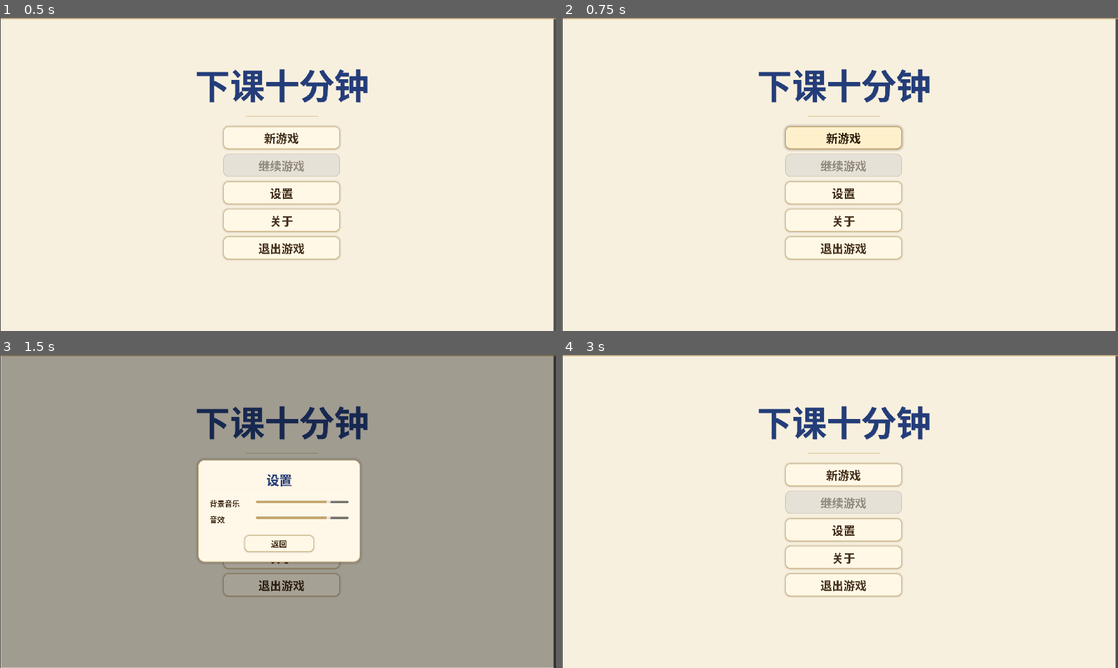
Above: before the commit, frames 1-4 (two rows, left to right).
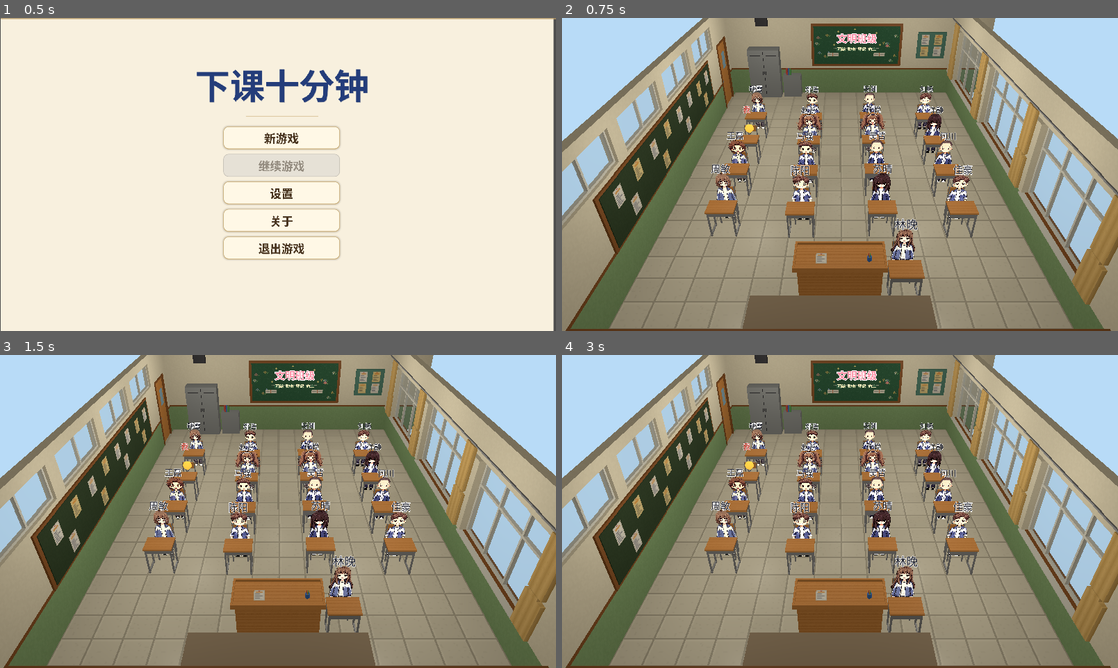
Above: after the commit, the same moments.

Repository: jx321720396/Ten-minutes-after-class
Game: Godot game, scene res://scenes/ui/main_menu.tscn
Two runs of this game, one before a commit and one after it. Both use one fixed random seed, a clock stepped at 60 frames per second and the inputs below.
Inputs (mouse positions are in pixels of both pictures, inside the frame that each line leads up to):
- Up to frame 1 (0.5 s): no input
- Up to frame 2 (0.75 s): click "新游戏" at 0.5 s
- Up to frame 3 (1.5 s): click (283, 530) at 1.25 s, where only the run before the commit has a clickable "设置"
- Up to frame 4 (3 s): click (845, 558) at 2 s, where only the run before the commit has a clickable "关于"; click (840, 542) at 2.75 s, where only the run before the commit has a clickable "返回"

Frame 1 is identical in both runs. In frame 2, 99% of the frame differs, in the area x 0-100%, y 0-100%; in frame 3, 82%; in frame 4, 99%.

Commit message:
feat(play): 课间空间人物落位（16 NPC + 玩家 = 17 节点）
数据：新增 data/characters/appearance.csv（24 角色 → scenes/characters/<sprite>.tscn 的呈现绑定；sprite 初稿按 tags + MBTI 四维 + 别名性别推得，待策划复核；依铁律 §11.1，本表不参与任何行为判定）。data/rules/difficulty.csv 加 default 列（新游戏默认档 = 难度 2 / 16 NPC，默认值不落脚本）。

内核：SimCore 新增只读访问器 alias(i) / character_id(i) / seat_of(i) / is_player(i)（不改公式、不消费 RNG）。座位由 _assign_seats() 消费 RNG 随机分配，表现层必须读内核结果，否则画面上「谁挨着谁」与内核邻接关系不一致。

表现：新增 scripts/game/classroom_actors.gd，挂在 scenes/game/classroom3D.tscn 的 Actors 节点上 —— 按 seat_of(i) 定位 Seats/<seat_id>，把立绘做成 Sprite3D 纸片人（高 1.35 m、绕 Y 跟随相机、最近邻过滤）摆在椅子上，附 Label3D 中文名字牌（玩家显示「我」并用发光色块标记）。

接线：main_menu.gd 的「新游戏」先 GameState.start_game(seed, 默认难度) 再切教室 —— 此前只切场景、没有内核实例，教室里一个人都不会有。

验证：无头探针 17 人全部落位、座位与 data/rules/seats.csv 一一对应；经主菜单「新游戏」时 current_scene = Classroom3D、Actors 子节点 17 个；另渲染截图目视确认（朝向、大小、中文名字牌显示正常）。检验一：人物位置完全由 data/（座位表 + 外观表）决定，脚本内没有任何角色名 / 编号分支。

文档：CHANGELOG、data/README、docs/design/数据模型.md、docs/design/架构总览.md、docs/production/团队分工任务单.md（教室呈现口径由「2D 先行」更新为 3D 教室）。

已知缺口（本次范围外）：难度 3（24 NPC / 25 节点）在 SimCore._assign_seats() 越界 —— seats.csv 只有 17 个座位（P0–P16）。

Diff:
--- /dev/null
+++ b/data/characters/appearance.csv
@@ -0,0 +1,35 @@
+# 外观呈现表（表现层资产绑定）
+# 依据：主文档 §11.4（身份/标签）、§11.5（抽取）；铁律 §11.1 —— 本表**不参与任何行为判定**，
+#      只把「内核给出的角色编号」映射到一张立绘，供课间空间摆放人物。
+# 素材：assets/textures/characters/*.png 共 16 张（8 性格 × 男女），
+#      每张立绘一个场景 scenes/characters/<sprite>.tscn（贴图路径只在场景里写一次，
+#      换素材只改场景，本表不用动）。
+# ⚠️ sprite 初稿判据 = tags + MBTI 四维 + 别名的性别指向，**待策划（A）复核**：
+#     24 角色复用 16 张立绘（同一性格同一性别共用一张），后续若补素材只改本表。
+# 列：id 角色编号（对齐 seeds.csv）| alias 别名（人工核对用）| gender male/female |
+#     sprite 立绘名（对应 scenes/characters/<sprite>.tscn）| note 初稿判据
+id,alias,gender,sprite,note
+01,陈阳,male,warm_male,ESFJ｜E70 F75 爱谈恋爱→热情
+02,林晚,female,sensitive_female,ISFJ｜F80 与 01 绑定→敏感
+03,张渊,male,quiet_male,INTJ｜E15 爱学习→安静
+04,周敏,female,stern_female,ISTJ｜J90 爱学习→严肃
+05,吴哲,male,quiet_male,INTP｜E20 爱学习→安静
+06,赵蕊,female,lively_female,ENFP｜E85 N75 爱八卦→活泼
+07,孙悦,female,lively_female,ESFP｜E90 爱聊天→活泼
+08,郑浩,male,blunt_male,ENTP｜E80 爱调侃→直接
+09,许静,female,shy_female,INFP｜E10 F90 高敏感→社恐
+10,何川,male,quiet_male,INFJ｜E20 N90 嘴严→安静
+11,王磊,male,lively_male,ESFP｜E88 爱聊天→活泼
+12,刘畅,male,warm_male,ENFJ｜E82 F85 爱调和→热情
+13,马强,male,blunt_male,ESTP｜E85 爱调侃→直接
+14,韩雪,female,stern_female,ESTJ｜J85 实名举报→严肃
+15,苏晴,female,shy_female,INTJ｜E10 透明度 15→社恐
+16,沈浪,male,quiet_male,ISTP｜E25 爱独处→安静
+17,顾言,male,tsundere_male,ENTJ｜嘴硬心软→傲娇
+18,唐糖,female,shy_female,ISFJ｜E35 守密倾向高→社恐
+19,罗杰,male,blunt_male,ISTP｜E30 标签带手机→直接
+20,叶梓,female,quiet_female,INTP｜E20 标签带手机→安静
+21,佳豪,male,warm_male,ENFJ｜E78 F82 爱调和→热情
+22,白柔,female,sensitive_female,ISFJ｜E40 F70 泄密→敏感
+23,温雅,female,tsundere_female,ENFJ｜F75 泄密｜操纵→傲娇
+24,李峥,male,stern_male,ESTJ｜J95 班长 举报→严肃
--- a/data/rules/difficulty.csv
+++ b/data/rules/difficulty.csv
@@ -1,6 +1,7 @@
 # 难度档位 → NPC 数量（铁律 3：数值集中 data/，不落脚本）
 # 契约 §4.1 SimCore.new(seed, difficulty)：difficulty ∈ {1,2,3}
-difficulty,npc_count
-1,8
-2,16
-3,24
+# default：新游戏的默认档（表现层读它，避免把「默认选哪档」写死在脚本里）
+difficulty,npc_count,default
+1,8,0
+2,16,1
+3,24,0
--- a/scenes/game/classroom3D.tscn
+++ b/scenes/game/classroom3D.tscn
@@ -1,4 +1,8 @@
 [gd_scene format=3 uid="uid://cvvi06b7bmdyn"]
+
+[ext_resource type="Script" path="res://scripts/game/classroom.gd" id="navigation_script"]
+[ext_resource type="Script" path="res://scripts/game/classroom_actors.gd" id="actors_script"]
+[ext_resource type="PackedScene" path="res://scenes/ui/pause_menu.tscn" id="pause_menu"]
 
 [ext_resource type="PackedScene" path="res://scenes/components/desk_chair.tscn" id="1_desk"]
 [ext_resource type="PackedScene" uid="uid://veknwyi71j7a" path="res://scenes/components/podium.tscn" id="2_podium"]
@@ -220,6 +224,12 @@
 size = Vector3(0.03, 0.03, 12)
 
 [node name="Classroom3D" type="Node3D" unique_id=1586539727]
+script = ExtResource("navigation_script")
+
+[node name="UI" type="CanvasLayer" parent="."]
+
+[node name="PauseMenu" parent="UI" instance=ExtResource("pause_menu")]
+visible = false
 
 [node name="WorldEnvironment" type="WorldEnvironment" parent="." unique_id=281153324]
 environment = SubResource("Env_room")
@@ -675,3 +685,6 @@
 
 [node name="P16" parent="Seats" unique_id=1445026452 instance=ExtResource("1_desk")]
 transform = Transform3D(1, 0, 0, 0, 1, 0, 0, 0, 1, -2.7680268, 0, -2.2711349)
+
+[node name="Actors" type="Node3D" parent="."]
+script = ExtResource("actors_script")
--- a/scripts/core/sim_core.gd
+++ b/scripts/core/sim_core.gd
@@ -1703,6 +1703,36 @@
 	return _current_act[i]
 
 
+# ------------------------------------------------- 表现层只读：角色身份 + 座位
+## i 的别名（名字牌用）；玩家自身没有别名 → 空串。
+func alias(i: int) -> String:
+	if i < 0 or i >= _chars.size():
+		return ""
+	return str(_chars[i].get("alias", ""))
+
+
+## i 在种子表里的编号（"01"…"24"）；玩家自身 → 空串。
+## 表现层用它查 data/characters/appearance.csv（外观绑定在 data/，不在脚本里判断角色名）。
+func character_id(i: int) -> String:
+	if i < 0 or i >= _chars.size():
+		return ""
+	return str(_chars[i].get("id", ""))
+
+
+## i 坐的座位号（seats.csv 的 seat_id，如 "P7"）；越界 → 空串。
+## ⚠️ 座位由 _assign_seats() 消费内核 RNG 随机分配，表现层必须读这里、不得自行随机，
+##    否则画面上「谁挨着谁」会与内核判定用的邻接关系不一致（§15.1 空间聚散）。
+func seat_of(i: int) -> String:
+	if i < 0 or i >= _seat_of.size():
+		return ""
+	return str(_seat_of[i])
+
+
+## i 是不是玩家自身（玩家恒为最后一个节点，§4.1）。
+func is_player(i: int) -> bool:
+	return i == _n - 1
+
+
 ## 观察层（只读）：当前「活动圈」—— 按「此刻在做同一件事」分组（§15.1，≥2 人才成圈）。
 func get_activity_circles() -> Dictionary:
 	var groups := {}
--- /dev/null
+++ b/scripts/game/classroom_actors.gd
@@ -0,0 +1,239 @@
+extends Node3D
+## 课间空间的人物摆放（表现层）：把本局内核的每个节点放到 seats.csv 对应的座位上。
+##
+## 数据流（单向、只读）：
+##   GameState.sim_core（本局唯一内核实例）
+##     → 只读访问器 node_count() / seat_of(i) / character_id(i) / alias(i) / is_player(i)
+##     → 座位节点 Seats/<seat_id>（scenes/game/classroom3D.tscn，与 data/rules/seats.csv 同名）
+##     → 立绘 scenes/characters/<sprite>.tscn（sprite 名查 data/characters/appearance.csv）
+##
+## 铁律：只读内核、不回写任何矩阵；**不在脚本里按角色名 / 角色编号分支**（主文档 §11.1）——
+##      外观一律查 data/characters/appearance.csv。
+##
+## ⚠️ 人物是「纸片人」：Sprite3D 绕 Y 跟随相机（BILLBOARD_FIXED_Y），不参与碰撞与寻路；
+##    走动 / 聚散是后续可视化层的事（§15.1），本脚本只负责「坐在自己的座位上」。
+
+const APPEARANCE_TABLE := "characters/appearance"
+const CHARACTER_SCENE_DIR := "res://scenes/characters/"
+const PLAYER_LABEL := "我"
+## 名字牌字体：优先中文字族，末位 sans-serif 兜底（Windows / macOS / Linux 都能命中一个）
+const NAME_FONTS: Array[String] = [
+	"Microsoft YaHei",
+	"微软雅黑",
+	"SimHei",
+	"Noto Sans CJK SC",
+	"PingFang SC",
+	"sans-serif",
+]
+
+@export_group("数据来源")
+## 座位父节点：其子节点名必须等于 data/rules/seats.csv 的 seat_id（P0…P16）
+@export var seat_root_path: NodePath = ^"../Seats"
+
+@export_group("立绘摆放")
+## 纸片人在世界里的高度（米）
+@export var character_height: float = 1.35
+## 立绘底部离地高度（米）：0 = 踩在地面上
+@export var foot_offset: float = 0.02
+## 前后偏移（米）：座位原点在课桌中心，椅子在 -z 一侧
+@export var chair_offset_z: float = -0.45
+## 像素素材用最近邻过滤（保持像素风，不被插值糊掉）
+@export var keep_pixel_edges: bool = true
+
+@export_group("名字牌")
+@export var show_name_tags: bool = true
+@export var name_font_size: int = 64
+@export var name_pixel_size: float = 0.0035
+@export var name_outline_size: int = 10
+## 名字牌离头顶的高度（米）
+@export var name_gap: float = 0.14
+@export var name_color: Color = Color(0.13, 0.14, 0.18)
+@export var name_outline_color: Color = Color(1, 1, 1)
+## 玩家自己的名字牌颜色（与 NPC 区分）
+@export var player_name_color: Color = Color(0.85, 0.25, 0.22)
+
+@export_group("占位标记")
+## 玩家不是 NPC 角色 / 立绘缺失时的色块标记
+@export var marker_radius: float = 0.13
+@export var marker_height: float = 0.85
+@export var player_marker_color: Color = Color(0.95, 0.72, 0.25)
+## 立绘缺失时的占位色
+@export var missing_marker_color: Color = Color(0.75, 0.45, 0.85)
+
+var _appearances: Dictionary = {}
+## 名字牌字体只加载一次（SystemFont 会去查系统字体，逐人新建会拖慢进教室）
+var _name_font_cache: Font = null
+
+
+func _ready() -> void:
+	var core: Variant = current_core()
+	if core == null:
+		push_error("ClassroomActors：没有本局内核实例（GameState.sim_core 为空）——" + "请从主菜单「新游戏」进入教室。")
+		return
+	build(core)
+
+
+## 本局内核实例；缺失返回 null。
+## 用字符串路径取单例，便于无头测试注入一个同名节点（不依赖 autoload 是否加载）。
+func current_core() -> Variant:
+	var state := get_node_or_null("/root/GameState")
+	if state == null:
+		return null
+	return state.sim_core
+
+
+## 按内核座位摆人，返回实际落位的人物数（等于内核节点数才算全部落位）。
+func build(core: Variant) -> int:
+	_clear_actors()
+	if core == null:
+		return 0
+	var seat_root := get_node_or_null(seat_root_path)
+	if seat_root == null:
+		push_error("ClassroomActors：找不到座位父节点 %s" % str(seat_root_path))
+		return 0
+	_appearances = _load_appearances()
+
+	var count := int(core.node_count())
+	var placed := 0
+	for i in range(count):
+		var seat_id := str(core.seat_of(i))
+		var seat := seat_root.get_node_or_null(seat_id) as Node3D
+		if seat == null:
+			push_warning(
+				"ClassroomActors：座位 %s 不在 %s 下（seats.csv 与场景不一致）" % [seat_id, str(seat_root_path)]
+			)
+			continue
+		var actor := _build_actor(core, i)
+		add_child(actor)
+		actor.global_position = seat.global_position + Vector3(0.0, foot_offset, chair_offset_z)
+		placed += 1
+	if placed != count:
+		push_warning("ClassroomActors：内核 %d 个节点，实际落位 %d 个" % [count, placed])
+	return placed
+
+
+## 清掉上一次生成的人物（重复 build / 热重载时不会叠人）。
+func _clear_actors() -> void:
+	for child in get_children():
+		remove_child(child)
+		child.queue_free()
+
+
+func _build_actor(core: Variant, i: int) -> Node3D:
+	var actor := Node3D.new()
+	if bool(core.is_player(i)):
+		actor.name = "Player"
+		actor.add_child(_build_marker(player_marker_color))
+		if show_name_tags:
+			actor.add_child(_build_name_tag(PLAYER_LABEL, player_name_color))
+		return actor
+
+	var character_id := str(core.character_id(i))
+	actor.name = "Actor_%s" % (character_id if not character_id.is_empty() else str(i))
+	var sprite_name := str(_appearances.get(character_id, ""))
+	var texture := _load_texture(sprite_name)
+	if texture == null:
+		push_warning(
+			(
+				"ClassroomActors：角色 %s 的外观未命中（appearance.csv 的 sprite=「%s」）——用色块占位。"
+				% [character_id, sprite_name]
+			)
+		)
+		actor.add_child(_build_marker(missing_marker_color))
+	else:
+		actor.add_child(_build_sprite(texture))
+	if show_name_tags:
+		actor.add_child(_build_name_tag(str(core.alias(i)), name_color))
+	return actor
+
+
+## 立绘（纸片人）：高度统一到 character_height，宽度按素材比例。
+func _build_sprite(texture: Texture2D) -> Sprite3D:
+	var sprite := Sprite3D.new()
+	sprite.name = "Sprite"
+	sprite.texture = texture
+	sprite.billboard = BaseMaterial3D.BILLBOARD_FIXED_Y
+	sprite.alpha_cut = SpriteBase3D.ALPHA_CUT_DISCARD
+	if keep_pixel_edges:
+		sprite.texture_filter = BaseMaterial3D.TEXTURE_FILTER_NEAREST
+	var pixel_height := maxi(texture.get_height(), 1)
+	sprite.pixel_size = character_height / float(pixel_height)
+	# Sprite3D 默认以自身中心为原点（centered）→ 抬高半个身高，底部落在脚底
+	sprite.position = Vector3(0.0, character_height * 0.5, 0.0)
+	return sprite
+
+
+func _build_name_tag(text: String, color: Color) -> Label3D:
+	var tag := Label3D.new()
+	tag.name = "NameTag"
+	tag.text = text
+	tag.font = _name_font()
+	tag.font_size = name_font_size
+	tag.pixel_size = name_pixel_size
+	tag.billboard = BaseMaterial3D.BILLBOARD_ENABLED
+	tag.outline_size = name_outline_size
+	tag.modulate = color
+	tag.outline_modulate = name_outline_color
+	tag.no_depth_test = true
+	tag.position = Vector3(0.0, character_height + name_gap, 0.0)
+	return tag
+
+
+func _name_font() -> Font:
+	if _name_font_cache == null:
+		var font := SystemFont.new()
+		font.font_names = PackedStringArray(NAME_FONTS)
+		_name_font_cache = font
+	return _name_font_cache
+
+
+## 色块占位（本人 / 立绘缺失）：一眼能看出「这里有人」。
+func _build_marker(color: Color) -> MeshInstance3D:
+	var mesh := SphereMesh.new()
+	mesh.radius = marker_radius
+	mesh.height = marker_radius * 2.0
+	var material := StandardMaterial3D.new()
+	material.albedo_color = color
+	material.emission_enabled = true
+	material.emission = color
+	var marker := MeshInstance3D.new()
+	marker.name = "Marker"
+	marker.mesh = mesh
+	marker.material_override = material
+	marker.position = Vector3(0.0, marker_height, 0.0)
+	return marker
+
+
+## 角色编号 → 立绘名（data/characters/appearance.csv）。
+func _load_appearances() -> Dictionary:
+	var out := {}
+	var rows: Array = ConfigLoader.new().get_table(APPEARANCE_TABLE).get("rows", [])
+	for row in rows:
+		out[str(row.get("id", ""))] = str(row.get("sprite", ""))
+	return out
+
+
+## 从 scenes/characters/<sprite>.tscn 里取贴图（贴图路径只在角色场景里写一次）。
+func _load_texture(sprite_name: String) -> Texture2D:
+	if sprite_name.is_empty():
+		return null
+	var path := CHARACTER_SCENE_DIR + sprite_name + ".tscn"
+	if not ResourceLoader.exists(path):
+		return null
+	var packed := load(path) as PackedScene
+	if packed == null:
+		return null
+	var node := packed.instantiate()
+	var texture := _find_texture(node)
+	node.free()
+	return texture
+
+
+func _find_texture(node: Node) -> Texture2D:
+	if node is Sprite2D:
+		return (node as Sprite2D).texture
+	for child in node.get_children():
+		var found := _find_texture(child)
+		if found != null:
+			return found
+	return null
--- a/scripts/ui/main_menu.gd
+++ b/scripts/ui/main_menu.gd
@@ -3,6 +3,7 @@
 const SCENE_SETTINGS = preload("res://scenes/ui/settings_menu.tscn")
 const SCENE_ABOUT = preload("res://scenes/ui/about_menu.tscn")
 const SCENE_CONFIRM = preload("res://scenes/ui/confirm_dialog.tscn")
+const SCENE_CLASSROOM := "res://scenes/game/classroom3D.tscn"
 
 @onready var continue_btn: Button = $VBoxContainer/ContinueGame
 @onready var new_game_btn: Button = $VBoxContainer/NewGame
@@ -49,9 +50,25 @@
 	else:
 		_start_new_game()
 
-func _start_new_game():
-	# TODO: 实现游戏场景
-	pass
+func _start_new_game() -> void:
+	# §4.1 契约：先建本局唯一的内核实例，再切课间空间——教室只读 GameState.sim_core
+	var rng := RandomNumberGenerator.new()
+	rng.randomize()
+	GameState.start_game(rng.randi(), _default_difficulty())
+	var error := get_tree().change_scene_to_file(SCENE_CLASSROOM)
+	if error != OK:
+		push_error("无法进入教室：%s" % error_string(error))
+
+
+## 默认难度：取 data/rules/difficulty.csv 中标了 default=1 的档（数值不落脚本）。
+# 难度选择 UI 待做；当前先固定默认档（16 NPC + 玩家 = 17 节点）。
+func _default_difficulty() -> int:
+	var rows: Array = ConfigLoader.new().get_table("rules/difficulty").get("rows", [])
+	for row in rows:
+		if str(row.get("default", "0")) == "1":
+			return int(str(row["difficulty"]))
+	push_warning("difficulty.csv 里没有 default=1 的档，回退难度 1")
+	return 1
 
 func _on_continue():
 	if _has_save():
--- a/tests/unit/test_config_loader.gd
+++ b/tests/unit/test_config_loader.gd
@@ -5,12 +5,13 @@
 func test_load_all_reads_all_tables() -> void:
 	var loader := ConfigLoader.new()
 	var tables := loader.load_all()
-	# data/ 现状：rules 15 + balance 2 + characters 2 = 19 张
-	assert_eq(tables.size(), 19, "应读到 19 张表")
+	# data/ 现状：rules 15 + balance 2 + characters 3 = 20 张
+	assert_eq(tables.size(), 20, "应读到 20 张表")
 	assert_true(tables.has("rules/behaviors"), "rules/behaviors 应在")
 	assert_true(tables.has("balance/npc_weights"), "balance/npc_weights 应在")
 	assert_true(tables.has("characters/seeds"), "characters/seeds 应在")
 	assert_true(tables.has("characters/bindings"), "characters/bindings 应在")
+	assert_true(tables.has("characters/appearance"), "characters/appearance 应在")
 	assert_true(tables.has("rules/kernel_params"), "rules/kernel_params 应在")
 
 
Not shown, added: data/characters/appearance.csv.import
Not shown, changed: data/rules/difficulty.csv.import
Not shown, added: scripts/game/classroom_actors.gd.uid
Not shown, changed: CHANGELOG.md
Not shown, changed: data/README.md
Not shown, changed: docs/design/数据模型.md
Not shown, changed: docs/design/架构总览.md
Not shown, changed: docs/production/团队分工任务单.md
